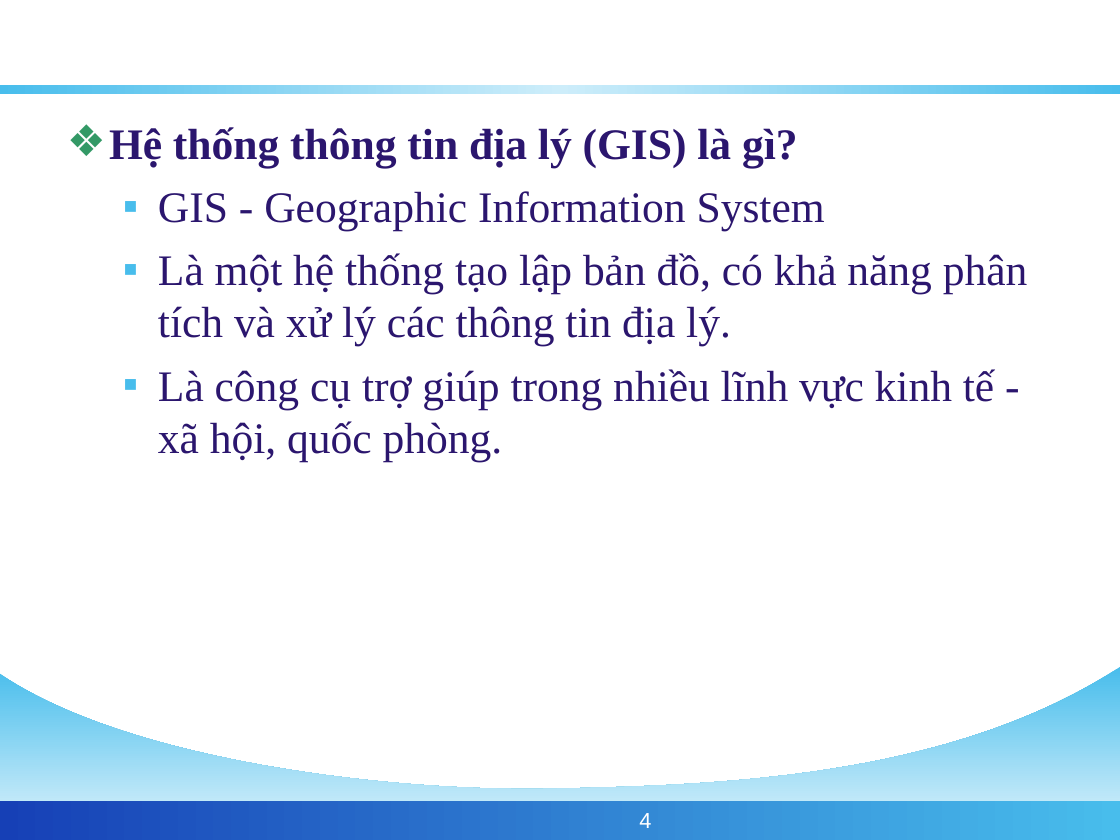
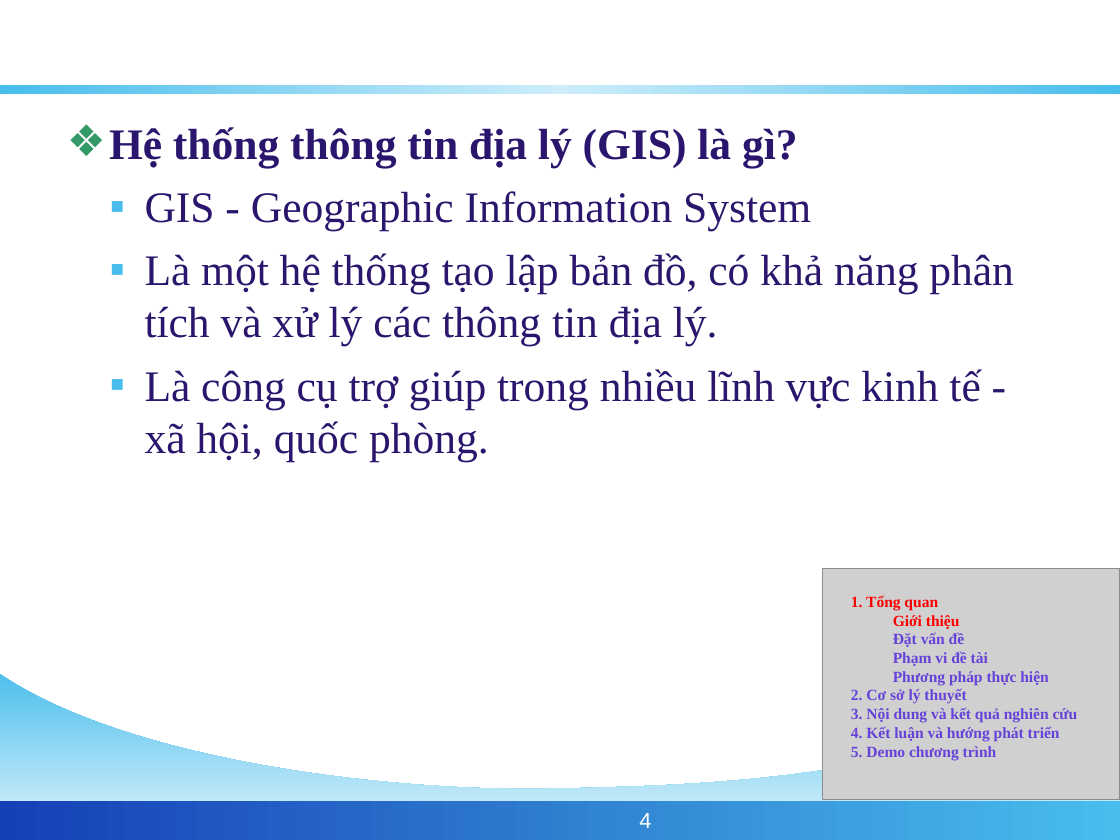
Before and after one commit to phamngsinh/cantho-webgis, a slide deck: slide 4 of Document/Bao Cao/BaoCaoLuanVan.ppt. Drawn at 1120x840 pixels with LibreOffice and Linux fonts; fonts in the diff are those of the drawing; grey boxes stand for pictures; background and template pictures are left out. Boxes give left, top, right and bottom in pixels: in the first picture for what was removed or moved away, otherwise in the second. Text is boxed around its words. In the diff, an @@ line names an element or a change of style, - is before the commit and + after.

```diff
--- a/Document/Bao Cao/BaoCaoLuanVan.ppt
+++ b/Document/Bao Cao/BaoCaoLuanVan.ppt
@@ text at [145,191,1014,462]: indent changed @@
@@ picture added at [822,569,1120,800] @@
@@ text added at [851,595,1078,760], 10 pt, text #6642D9, bold @@
+1. Tổng quan
+Giới thiệu
+Đặt vấn đề
+Phạm vi đề tài
+Phương pháp thực hiện
+2. Cơ sở lý thuyết
+3. Nội dung và kết quả nghiên cứu
+4. Kết luận và hướng phát triển
+5. Demo chương trình
```
Also in this commit, not shown: 23 other slides changed, 1 slide added, 1 slide removed.
